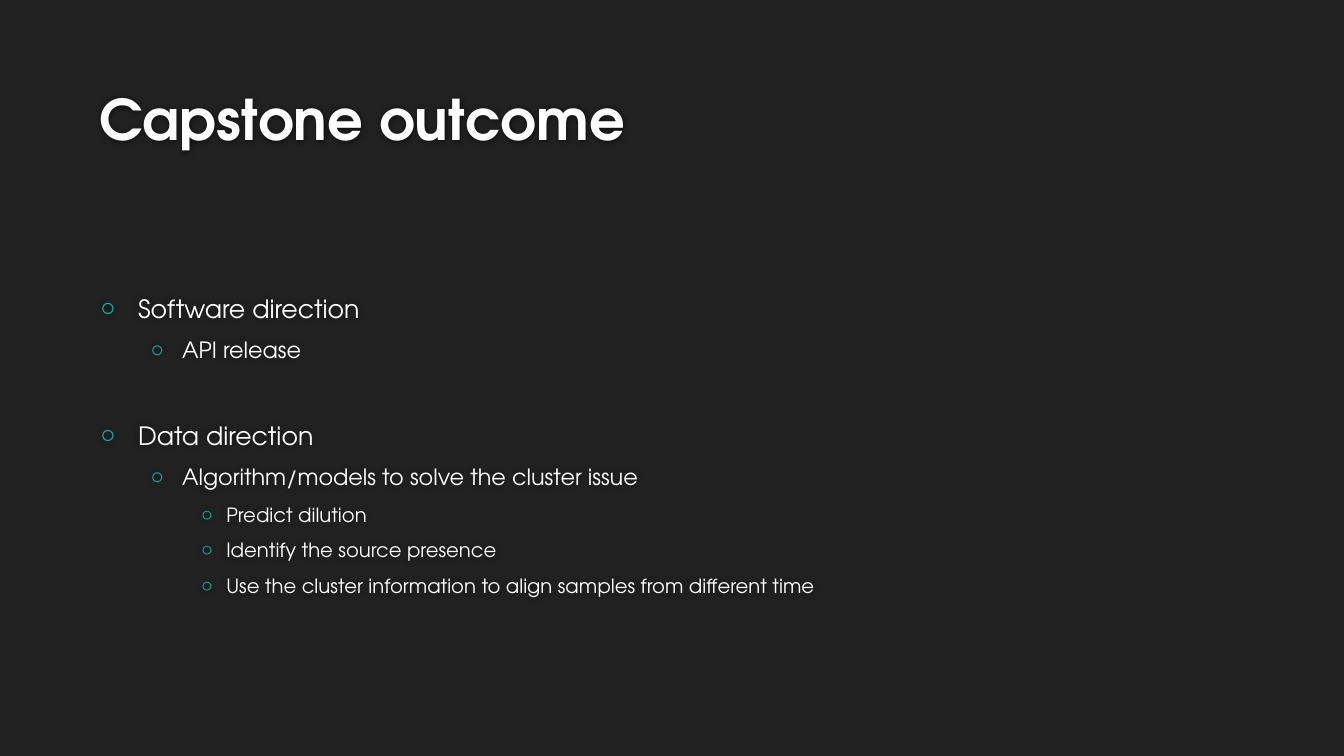
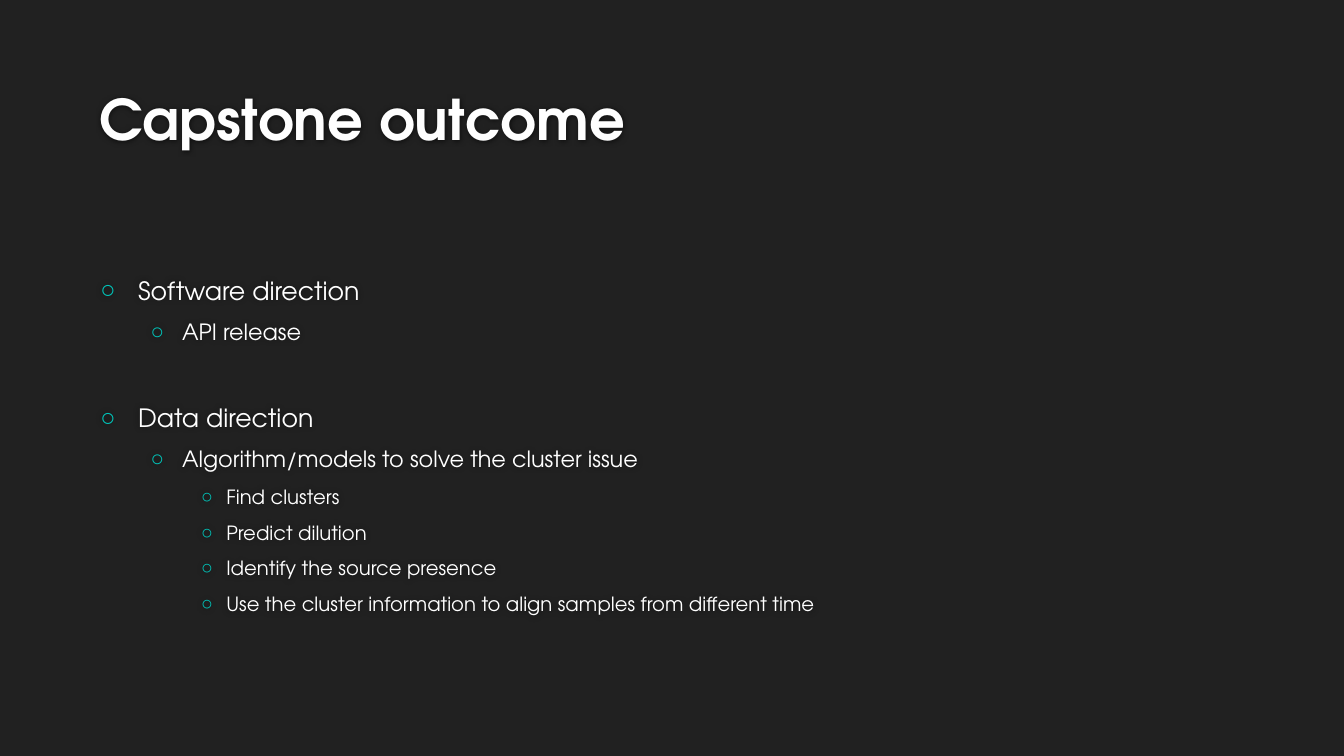
Before and after one commit to XiminHu/mass-suite, a slide deck: slide 9 of doc/20200327 Capstone HRMS.pptx (slide 7 before the commit). Drawn at 1344x756 pixels with LibreOffice and Linux fonts; fonts in the diff are those of the drawing; background and template pictures are left out. Boxes give left, top, right and bottom in pixels: in the first picture for what was removed or moved away, otherwise in the second. Text is boxed around its words. In the diff, an @@ line names an element or a change of style, - is before the commit and + after.

```diff
--- a/doc/20200327 Capstone HRMS.pptx
+++ b/doc/20200327 Capstone HRMS.pptx
@@ text at (x1=226, y1=489, x2=340, y2=505): paragraph added @@
+    ○ Find clusters
```
Also in this commit, not shown: 1 other slide changed, 1 slide added, 1 other file.
